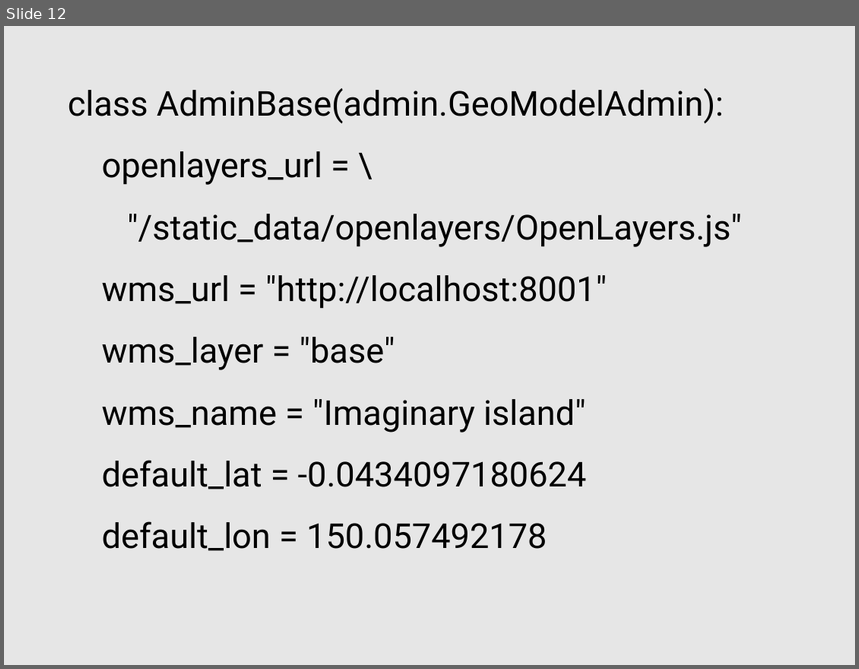
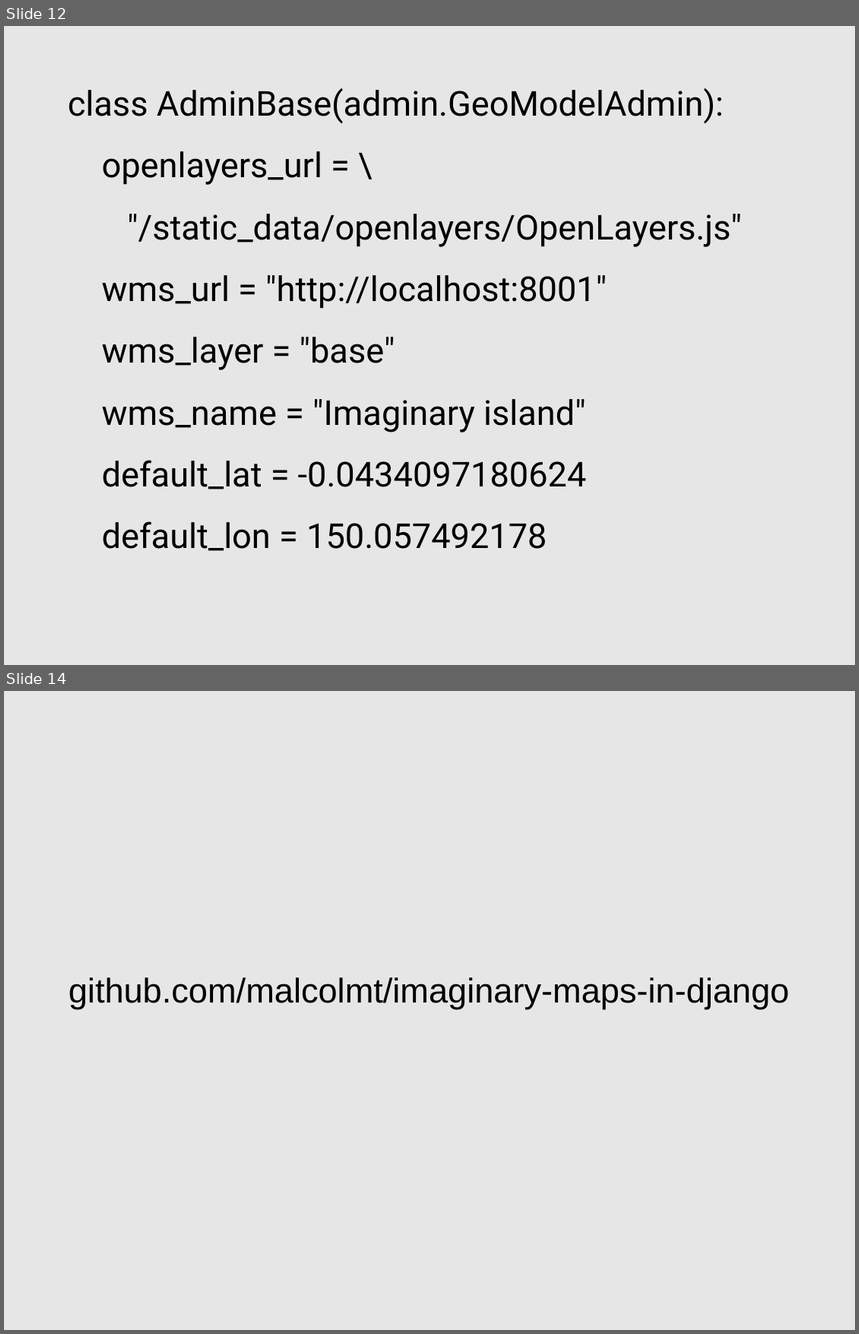
Before and after one commit to malcolmt/imaginary-maps-in-django, a slide deck: slides/kiwi-pycon-2010.odp. Shown one above the other, each under a label of ours: slide 12 before the commit, slides 12 and 14 after it; the slides between them are not shown. The pictures are 859x669 and 859x1334 pixels, drawn with LibreOffice and Linux fonts; fonts in the diff are those of the drawing. Boxes give left, top, right and bottom in pixels: in the first picture for what was removed or moved away, otherwise in the second. Text is boxed around its words. In the diff, an @@ line names an element or a change of style, - is before the commit and + after.

```diff
--- a/slides/kiwi-pycon-2010.odp
+++ b/slides/kiwi-pycon-2010.odp
@@ slide 14 added at [4,691,855,1330], background #E6E6E6 @@
@@ subtitle added at [69,978,790,1009], 32 pt, text #000000 @@
+github.com/malcolmt/imaginary-maps-in-django
```
Also in this commit, not shown: 1 slide changed, 1 other file.
